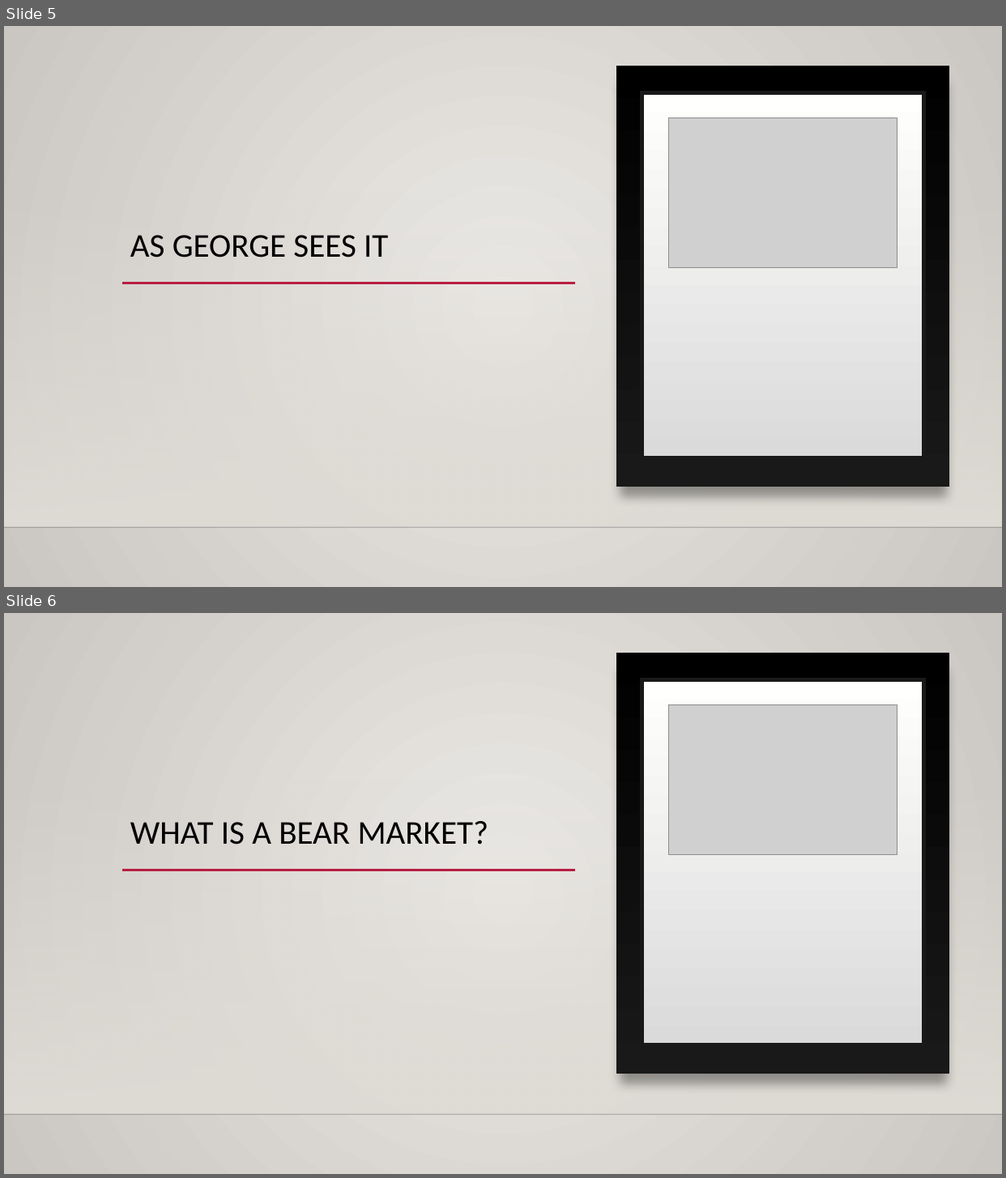
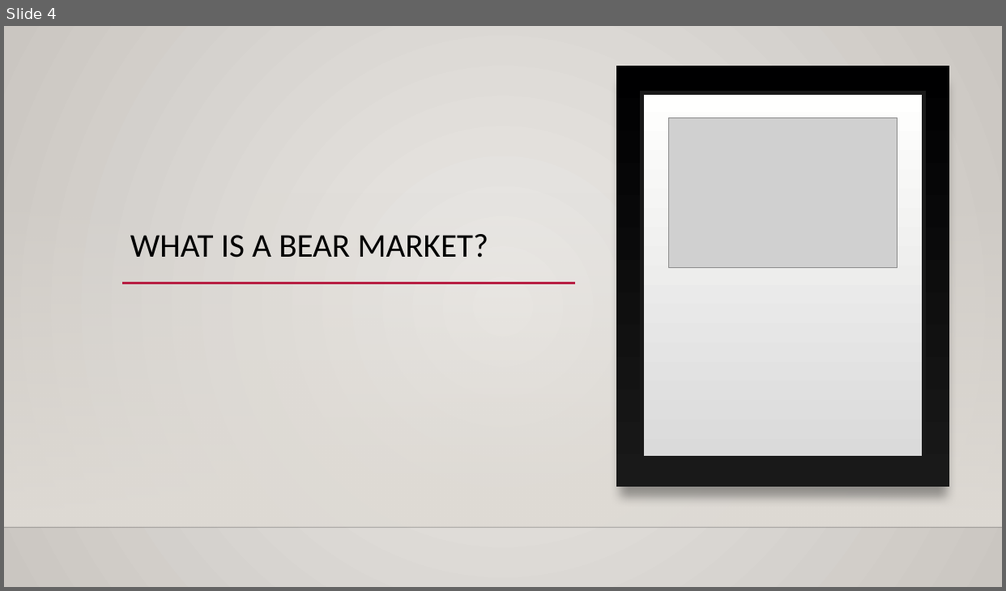
Before and after one commit to Gracewj/615-officer-, a slide deck: Officer.pptx. Shown one above the other, each under a label of ours: slides 5 and 6 before the commit, slide 4 after it. The pictures are 1006x1178 and 1006x591 pixels, drawn with LibreOffice and Linux fonts; fonts in the diff are those of the drawing; grey boxes stand for pictures; background and template pictures are left out. Boxes give left, top, right and bottom in pixels: in the first picture for what was removed or moved away, otherwise in the second. Text is boxed around its words. In the diff, an @@ line names an element or a change of style, - is before the commit and + after.

```diff
--- a/Officer.pptx
+++ b/Officer.pptx
@@ slide 5 removed at bbox=[4, 26, 1002, 587], background gradient #ECEAE7 to #CAC7C1; not listed: 5 template elements that a slide beside it also shows @@
@@ picture removed at bbox=[669, 118, 897, 268] @@
@@ title removed at bbox=[130, 235, 388, 258] @@
-AS GEORGE SEES IT
@@ what was slide 6 is now slide 4 @@
```
Also in this commit, not shown: 2 slides changed, 2 slides added, 1 other slide removed, 6 other files.
